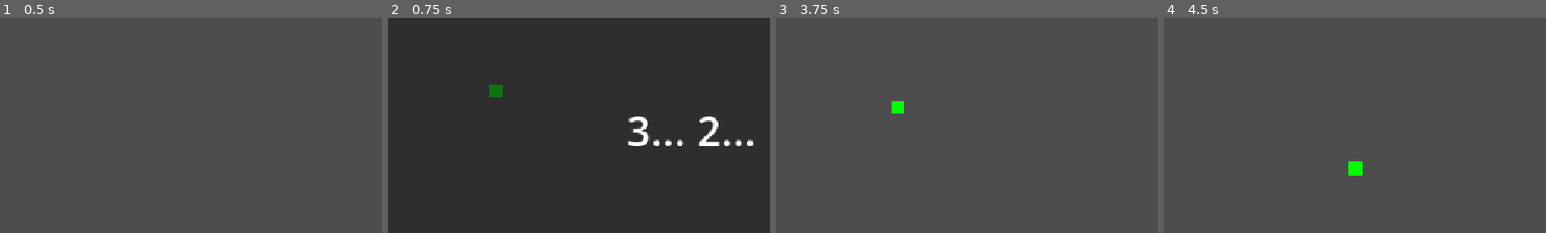
Above: before the commit, frames 1-4 (left to right).
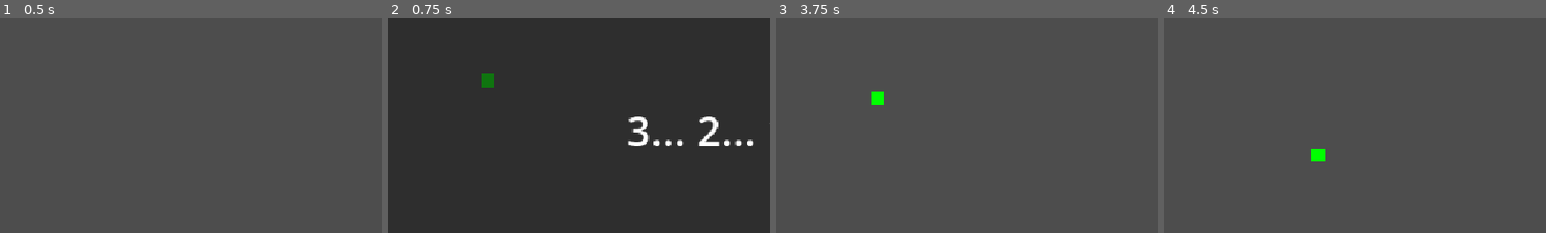
Above: after the commit, the same moments.

Repository: gams-n-such/GMTK2025
Game: Godot game, scene res://MainMenu/main_menu.tscn
Two runs of this game, one before a commit and one after it. Both use one fixed random seed, a clock stepped at 60 frames per second and the inputs below.
Inputs (mouse positions are % of the whole screen's width and height, from its top left):
- Up to frame 1 (0.5 s): no input
- Up to frame 2 (0.75 s): click "Play" at 0.5 s
- Up to frame 3 (3.75 s): click "Request pit-stop" at 1.25 s; tap Enter at 2, 3.5, 3.6 s; move the mouse to (72, 45) at 2.02 s; tap H at 2.1 s; click (72, 45) at 2.17 s; tap Space at 2.75 s; drag from (30, 55) to (45, 70) at 2.77 s; move the mouse to (60, 28) at 3.52 s
- Up to frame 4 (4.5 s): drag from (45, 70) to (20, 35) at 4.27 s
The pictures show only the part of the screen within x 0-50%, y 24-74%; the shares and areas given below are measured in that part.

Frame 1 is identical in both runs. In frame 2, 0.4% of the frame differs, in the area x 24-30%, y 25-37%; in frame 3, 0.4%; in frame 4, 0.5%, in the area x 38-52%, y 60-74%.

Commit message:
Prettier track

Diff:
--- a/Gameplay/Race/race_track.tscn
+++ b/Gameplay/Race/race_track.tscn
@@ -4,15 +4,15 @@
 
 [sub_resource type="Curve2D" id="Curve2D_5cui6"]
 _data = {
-"points": PackedVector2Array(0, 0, 0, 0, 162, 266, 0, 0, 0, 0, 263, 381, 0, 0, 0, 0, 649, 415, 0, 0, 0, 0, 950, 228, 0, 0, 0, 0, 947, 53, 0, 0, 0, 0, 281, 79, 0, 0, 0, 0, 191, 173, 0, 0, 0, 0, 162, 266)
+"points": PackedVector2Array(0, -126.446, 0, 125, 150, 250, 0, 0, 0, 0, 280, 370, 0, 0, 0, 0, 500, 370, 0, 0, 0, 0, 720, 370, 0, 125, 0, -125, 850, 250, 0, 0, 0, 0, 720, 130, 0, 0, 0, 0, 500, 130, 0, 0, 0, 0, 280, 130, 0, -125, 2.47934, 121.488, 150, 250)
 }
-point_count = 8
+point_count = 9
 
 [sub_resource type="Curve2D" id="Curve2D_ecpwx"]
 _data = {
-"points": PackedVector2Array(0, 0, 0, 0, 292, 477, 0, 0, 0, 0, 633, 456)
+"points": PackedVector2Array(0, 0, 0, 0, 278, 356, 0, 0, 0, 0, 301, 319, 0, 0, 0, 0, 381, 319, 0, 0, 0, 0, 463, 320, 0, 0, 0, 0, 478, 363)
 }
-point_count = 2
+point_count = 5
 
 [node name="RaceTrack" type="Path2D"]
 curve = SubResource("Curve2D_5cui6")
